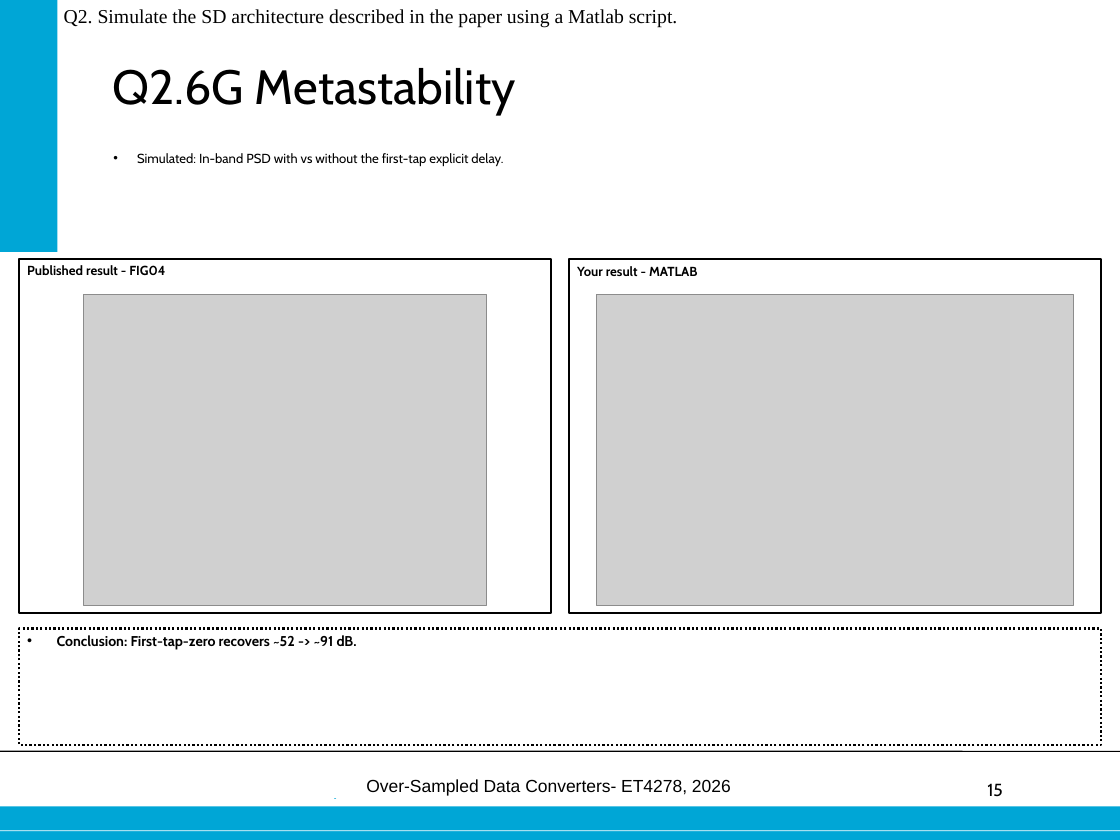
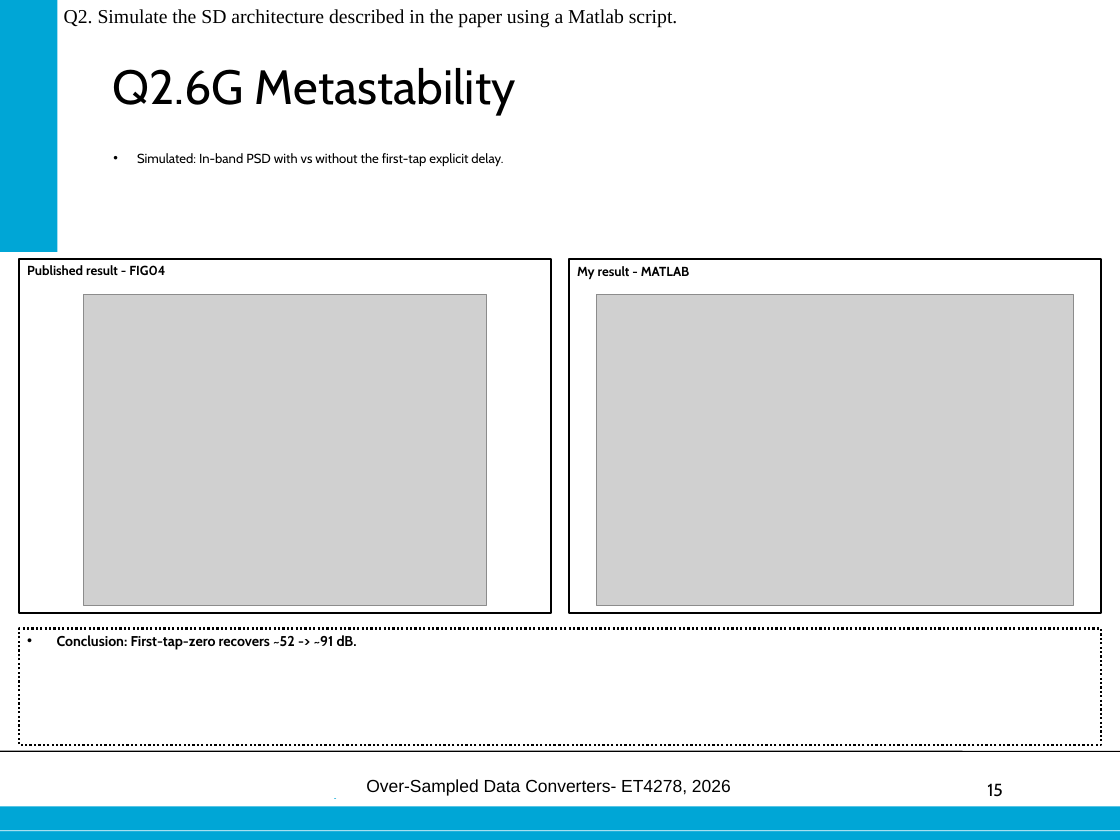
Before and after one commit to danieltyukov/tud-over-sampled-data-converters, a slide deck: slide 15 of practical-exam/Final_oral_exam_Daniel_Tyukov_5714699.pptx. Drawn at 1120x840 pixels with LibreOffice and Linux fonts; fonts in the diff are those of the drawing; grey boxes stand for pictures; background and template pictures are left out. Boxes give left, top, right and bottom in pixels: in the first picture for what was removed or moved away, otherwise in the second. Text is boxed around its words. In the diff, an @@ line names an element or a change of style, - is before the commit and + after.

Commit message:
Refactor FIRDSM techniques and parameters; update plots and presentation
- Updated FIRDSM_techniques_onoff.m to enhance clarity and adjust metastability time constant.
- Refined FIRDSM_thermal_decimation.m for improved voltage scaling and thermal noise analysis.
- Modified build_pptx.py to adjust text sizes and alignments, and added a references slide.
- Adjusted firdsm_coeffs.m and firdsm_params.m for better coefficient handling and parameter definitions.
- Enhanced firdsm_run.m to streamline quantization and integration processes.
- Updated mbq.m for improved mid-rise multi-bit quantization.
- Updated various result images to reflect changes in simulations and analyses.

```diff
--- a/practical-exam/Final_oral_exam_Daniel_Tyukov_5714699.pptx
+++ b/practical-exam/Final_oral_exam_Daniel_Tyukov_5714699.pptx
@@ text in rectangle at (577, 266, 690, 279): text changed @@
-Your result - MATLAB
+My result - MATLAB
```
Also in this commit, not shown: 14 other slides changed, 36 other files.
